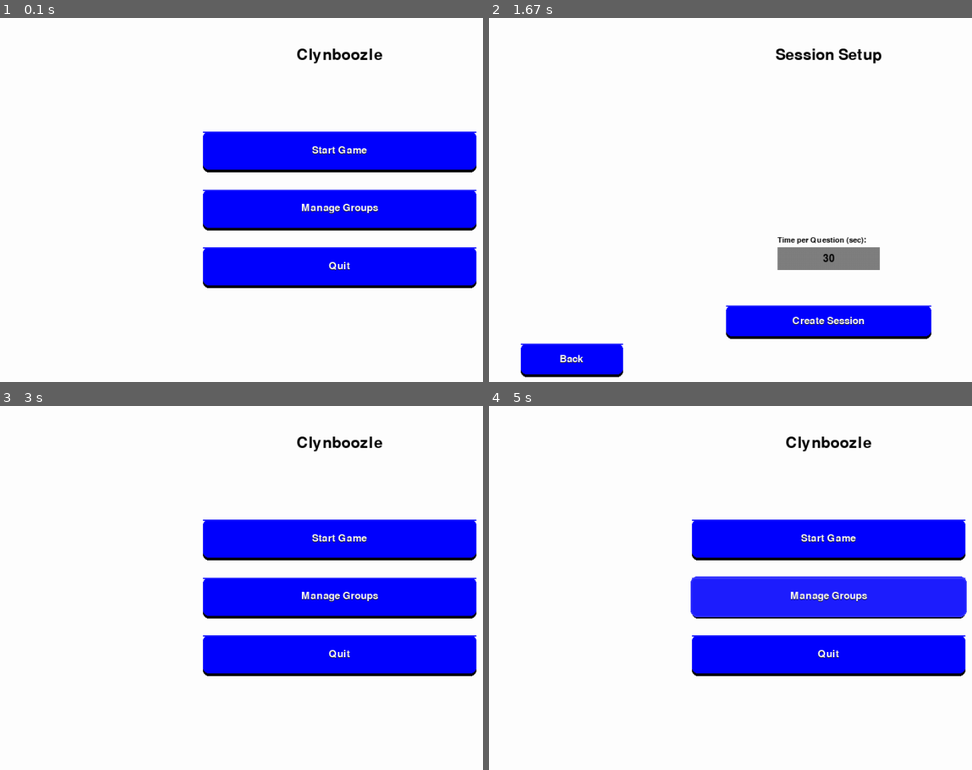
Above: before the commit, frames 1-4 (two rows, left to right).
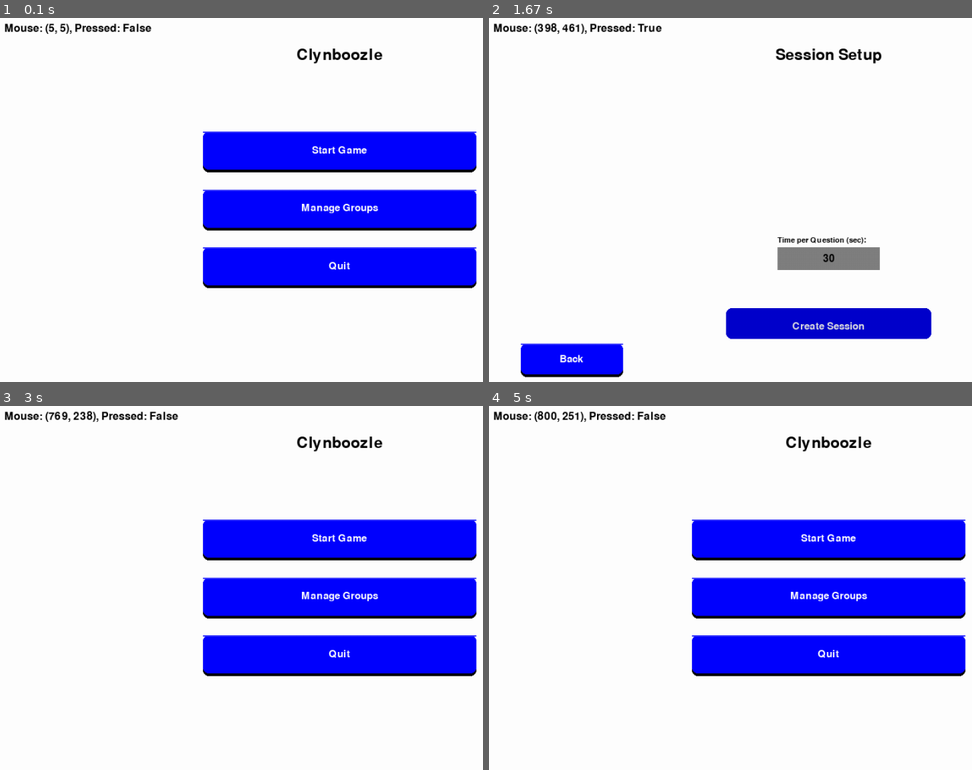
Above: after the commit, the same moments.

Repository: JacobG321/clynboozle
Game: pygame game, started from pygame_main.py
Same seed, same stepped clock (60 frames per second), same inputs: the game is played once before the commit and once after it.
Inputs (mouse positions are in pixels of both pictures, inside the frame that each line leads up to):
- Up to frame 1 (0.1 s): no input
- Up to frame 2 (1.67 s): press the mouse at (827, 149) at 0.37 s; move the mouse to (836, 236) at 0.47 s; release the mouse at (846, 323) at 0.6 s; press the mouse at (827, 320) at 0.7 s; move the mouse to (706, 320) at 0.8 s; release the mouse at (585, 320) at 0.93 s; hold Backspace 1-1.47 s; press the mouse at (827, 320) at 1.53 s; move the mouse to (749, 323) at 1.63 s
- Up to frame 3 (3 s): release the mouse at (188, 715) at 1.77 s; press the mouse at (338, 708) at 1.87 s; move the mouse to (275, 595) at 1.97 s; release the mouse at (207, 478) at 2.1 s; press the mouse at (338, 708) at 2.2 s; move the mouse to (463, 664) at 2.3 s; release the mouse at (outside the picture) at 2.43 s; press the mouse at (82, 748) at 2.53 s; move the mouse to (294, 653) at 2.63 s; release the mouse at (outside the picture) at 2.77 s; hold Backspace from 2.83 s (still down)
- Up to frame 4 (5 s): release Backspace at 3.3 s; press the mouse at (571, 748) at 3.37 s; move the mouse to (798, 686) at 3.47 s; release the mouse at (outside the picture) at 3.6 s; press the mouse at (827, 595) at 3.7 s; move the mouse to (841, 646) at 3.8 s; release the mouse at (860, 700) at 3.93 s; press the mouse at (827, 595) at 4.03 s; move the mouse to (744, 577) at 4.13 s; release the mouse at (658, 558) at 4.27 s; press the mouse at (827, 748) at 4.37 s; move the mouse to (822, 704) at 4.47 s; release the mouse at (817, 664) at 4.6 s; press the mouse at (571, 748) at 4.7 s; move the mouse to (793, 657) at 4.8 s; release the mouse at (outside the picture) at 4.93 s

The runs differ from the first frame. In frame 1, 0.7% of the frame differs, in the area x 0-79%, y 1-70%; in frame 2, 4.5%; in frame 3, 0.8%; in frame 4, 6.8%, in the area x 0-99%, y 1-70%.

Commit message:
working button hover and click states

Diff:
--- a/pygame_main.py
+++ b/pygame_main.py
@@ -1269,10 +1269,65 @@
     layout = ResponsiveLayout(display_manager)
 
     while running:
+        # Process all events first
+        for event in pygame.event.get():
+            if event.type == pygame.VIDEORESIZE:
+                display_manager.update_display_size(event.w, event.h)
+                layout.update_scale_factors()
+            elif event.type == pygame.QUIT:
+                running = False
+            elif event.type == pygame.MOUSEBUTTONDOWN:
+                if current_state == MAIN_MENU:
+                    handle_main_menu(event, buttons)
+                elif current_state == MANAGE_GROUPS:
+                    handle_manage_groups(event, buttons)
+                elif current_state == ADD_GROUP:
+                    handle_add_group(event, buttons)
+                elif current_state == SELECT_GROUP:
+                    handle_select_group(event, buttons)
+                elif current_state == VIEW_GROUP:
+                    handle_view_group(event, buttons)
+                elif current_state == SELECT_QUESTION_TYPE:
+                    handle_select_question_type(event, buttons)
+                elif current_state == ADD_QUESTIONS:
+                    handle_add_questions_click(event, buttons)
+                    _, input_fields, _, _ = buttons
+                    for field_name, rect in input_fields:
+                        if rect.collidepoint(event.pos) and field_name.startswith("toggle_correct_"):
+                            handle_add_questions_toggle_correct(field_name)
+                            break
+                elif current_state == SESSION_SETUP:
+                    handle_session_setup(event, buttons)
+                elif current_state == TEAM_SETUP:
+                    handle_team_setup(event, buttons)
+                elif current_state == GAMEPLAY:
+                    handle_gameplay(event, buttons)
+                elif current_state == FEEDBACK:
+                    handle_feedback(event, buttons)
+            elif event.type == pygame.KEYDOWN:
+                if current_state == ADD_GROUP:
+                    if event.key == pygame.K_BACKSPACE:
+                        input_text = input_text[:-1]
+                    else:
+                        input_text += event.unicode
+                elif current_state == ADD_QUESTIONS:
+                    handle_add_questions_keydown(event)
+                elif current_state == SESSION_SETUP:
+                    handle_session_setup_keydown(event)
+                elif current_state == TEAM_SETUP:
+                    handle_team_setup_keydown(event)
+                elif current_state == GAMEPLAY:
+                    handle_gameplay_keydown(event)
+
+        # Update mouse state after processing events
         mouse_pos = pygame.mouse.get_pos()
         mouse_pressed = pygame.mouse.get_pressed()[0]  # Left mouse button
         layout.update_mouse_state(mouse_pos, mouse_pressed)
 
+        # Clear the screen before drawing
+        layout.display_manager.screen.fill((255, 255, 255))  # white background
+
+        # Draw current state
         if current_state == MAIN_MENU:
             buttons = draw_main_menu(layout)
         elif current_state == MANAGE_GROUPS:
@@ -1295,58 +1350,15 @@
             buttons = draw_gameplay(layout)
         elif current_state == FEEDBACK:
             buttons = draw_feedback(layout)
-        for event in pygame.event.get():
-            if event.type == pygame.VIDEORESIZE:
-                layout.update_display_size(event.w, event.h)
-            if event.type == pygame.QUIT:
-                running = False
-            if event.type == pygame.MOUSEBUTTONDOWN:
-                if current_state == MAIN_MENU:
-                    handle_main_menu(event, buttons)
-                elif current_state == MANAGE_GROUPS:
-                    handle_manage_groups(event, buttons)
-                elif current_state == ADD_GROUP:
-                    handle_add_group(event, buttons)
-                elif current_state == SELECT_GROUP:
-                    handle_select_group(event, buttons)
-                elif current_state == VIEW_GROUP:
-                    handle_view_group(event, buttons)
-                elif current_state == SELECT_QUESTION_TYPE:
-                    handle_select_question_type(event, buttons)
-                elif current_state == ADD_QUESTIONS:
-                    handle_add_questions_click(event, buttons)
-                    _, input_fields, _, _ = buttons
-                    for field_name, rect in input_fields:
-                        if rect.collidepoint(event.pos) and field_name.startswith(
-                            "toggle_correct_"
-                        ):
-                            handle_add_questions_toggle_correct(field_name)
-                            break
-                elif current_state == SESSION_SETUP:
-                    handle_session_setup(event, buttons)
-                elif current_state == TEAM_SETUP:
-                    handle_team_setup(event, buttons)
-                elif current_state == GAMEPLAY:
-                    handle_gameplay(event, buttons)
-                elif current_state == FEEDBACK:
-                    handle_feedback(event, buttons)
-            if event.type == pygame.KEYDOWN:
-                if current_state == ADD_GROUP:
-                    if event.key == pygame.K_BACKSPACE:
-                        input_text = input_text[:-1]
-                    else:
-                        input_text += event.unicode
-                elif current_state == ADD_QUESTIONS:
-                    handle_add_questions_keydown(event)
-                elif current_state == SESSION_SETUP:
-                    handle_session_setup_keydown(event)
-                elif current_state == TEAM_SETUP:
-                    handle_team_setup_keydown(event)
-                elif current_state == GAMEPLAY:
-                    handle_gameplay_keydown(event)
+
+        # Debug info (optional, remove in production)
+        font = pygame.font.Font(None, 24)
+        debug_text = f"Mouse: {mouse_pos}, Pressed: {mouse_pressed}"
+        debug_surf = font.render(debug_text, True, (0, 0, 0))
+        layout.display_manager.screen.blit(debug_surf, (10, 10))
 
         pygame.display.flip()
-        clock.tick(60)
+        clock.tick(60)  # 60 FPS for smooth animations
 
     pygame.quit()
 
--- a/responsive_layout.py
+++ b/responsive_layout.py
@@ -24,20 +24,22 @@
 
     def update_mouse_state(self, pos, pressed):
         """Update current mouse position and state"""
-        # Scale the mouse position to match our coordinate system
-        scaled_x, scaled_y = self.display_manager.unscale_pos(pos[0], pos[1])
-        self.mouse_pos = (scaled_x, scaled_y)
+        # Store the actual screen position without scaling
+        self.mouse_pos = pos  # Use raw screen coordinates
         self.mouse_pressed = pressed
 
-        # Store previous frame's press state to detect transitions
+        # Store previous frame's press state
         if not hasattr(self, 'prev_pressed'):
             self.prev_pressed = False
 
-        # Detect press and release events
         self.just_pressed = pressed and not self.prev_pressed
         self.just_released = not pressed and self.prev_pressed
         self.prev_pressed = pressed
 
+    def check_hover(self, rect: pygame.Rect) -> bool:
+        """Check if mouse is hovering over a rect"""
+        return rect.collidepoint(self.mouse_pos)
+
     def adjust_color(self, color: Tuple[int, int, int], amount: int) -> Tuple[int, int, int]:
         """Lighten or darken a color by the given amount"""
         return tuple(min(255, max(0, c + amount)) for c in color)
@@ -45,79 +47,66 @@
     def draw_button(self, rect: pygame.Rect, color: Tuple[int, int, int],
                     text: str, text_color: Tuple[int, int, int],
                     pressed: bool = False, hovered: bool = False):
-        """Draw a button with enhanced hover and press effects"""
+        """Draw a button with enhanced visual feedback"""
+        # Constants for visual effects
         SHADOW_OFFSET = 4
-        PRESS_OFFSET = 3
-
-        # Original position for reference
-        original_y = rect.y
-
-        # Shadow effect (only when not pressed)
+        PRESS_OFFSET = 4
+
+        # Draw order: shadow -> button -> highlight -> text
+
+        # Base shadow (when not pressed)
         if not pressed:
             shadow_rect = rect.copy()
             shadow_rect.y += SHADOW_OFFSET
-            pygame.draw.rect(self.display_manager.screen, (0, 0, 0, 128),
+            pygame.draw.rect(self.display_manager.screen, (0, 0, 0, 100),
                             shadow_rect, border_radius=8)
 
         # Button background
         button_rect = rect.copy()
         if pressed:
-            button_rect.y += PRESS_OFFSET  # Move down when pressed
-            button_color = self.adjust_color(color, -40)  # Darker when pressed
-            # Add a darker inner shadow when pressed
-            inner_shadow = button_rect.copy()
-            inner_shadow.y -= 1
-            pygame.draw.rect(self.display_manager.screen,
-                            self.adjust_color(color, -60),
-                            inner_shadow, border_radius=8)
+            # Move button down and darken when pressed
+            button_rect.y += PRESS_OFFSET
+            button_color = self.adjust_color(color, -50)
         elif hovered:
-            button_color = self.adjust_color(color, 30)  # Lighter when hovered
-            # Add a subtle glow effect when hovered
-            glow_rect = button_rect.copy()
-            glow_rect.inflate_ip(4, 4)
-            pygame.draw.rect(self.display_manager.screen,
-                            self.adjust_color(color, 50),
-                            glow_rect, border_radius=10)
+            # Lighten when hovered
+            button_color = self.adjust_color(color, 40)
         else:
             button_color = color
 
-        # Draw the main button
-        pygame.draw.rect(self.display_manager.screen, button_color,
-                        button_rect, border_radius=8)
-
-        # Add a subtle top highlight for 3D effect
-        highlight_rect = button_rect.copy()
-        highlight_rect.height = 2
-        pygame.draw.rect(self.display_manager.screen,
-                        self.adjust_color(button_color, 30),
-                        highlight_rect, border_radius=8)
-
-        # Text with shadow
+        # Main button body
+        pygame.draw.rect(self.display_manager.screen, button_color, button_rect, border_radius=8)
+
+        # Top highlight for 3D effect
+        if not pressed:
+            highlight_rect = button_rect.copy()
+            highlight_rect.height = 2
+            pygame.draw.rect(self.display_manager.screen,
+                            self.adjust_color(button_color, 50),
+                            highlight_rect, border_radius=8)
+
+        # Text
         font = self.get_font()
+        # Darken text slightly when pressed
+        final_text_color = self.adjust_color(text_color, -30) if pressed else text_color
+        text_surface = font.render(text, True, final_text_color)
+
+        # Center text in button, adjust for pressed state
+        text_rect = text_surface.get_rect()
+        text_rect.center = button_rect.center
         if pressed:
-            text_color = self.adjust_color(text_color, -30)
-        text_surface = font.render(text, True, text_color)
-        text_rect = text_surface.get_rect(center=button_rect.center)
-
-        # Draw text shadow when not pressed
-        if not pressed:
-            shadow_text_rect = text_rect.copy()
-            shadow_text_rect.y += 1
-            shadow_surface = font.render(text, True, (0, 0, 0, 128))
-            self.display_manager.screen.blit(shadow_surface, shadow_text_rect)
-
-        # Draw main text
+            text_rect.y += PRESS_OFFSET
+
         self.display_manager.screen.blit(text_surface, text_rect)
 
         return button_rect
 
     def create_centered_button(self,
-                             y_percent: float,
-                             width_percent: float,
-                             height_percent: float,
-                             color: Tuple[int, int, int],
-                             text: str,
-                             text_color: Tuple[int, int, int] = (255, 255, 255)) -> pygame.Rect:
+                            y_percent: float,
+                            width_percent: float,
+                            height_percent: float,
+                            color: Tuple[int, int, int],
+                            text: str,
+                            text_color: Tuple[int, int, int] = (255, 255, 255)) -> pygame.Rect:
         """Create a button centered horizontally at given vertical position"""
         width = int(self.screen_width * width_percent)
         height = int(self.screen_height * height_percent)
@@ -126,8 +115,8 @@
 
         button_rect = pygame.Rect(x, y, width, height)
 
-        # Check if mouse is over button
-        hovered = button_rect.collidepoint(self.mouse_pos)
+        # Check if mouse is over button using screen coordinates
+        hovered = self.check_hover(button_rect)
         pressed = hovered and self.mouse_pressed
 
         return self.draw_button(button_rect, color, text, text_color, pressed, hovered)
